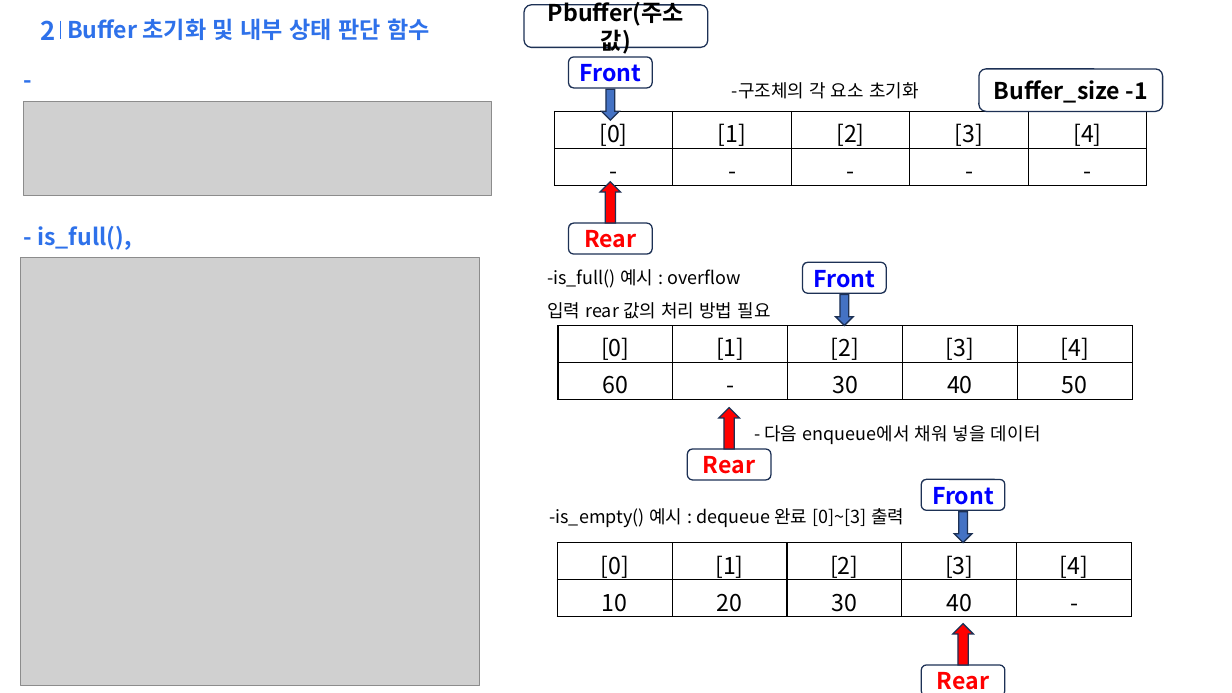
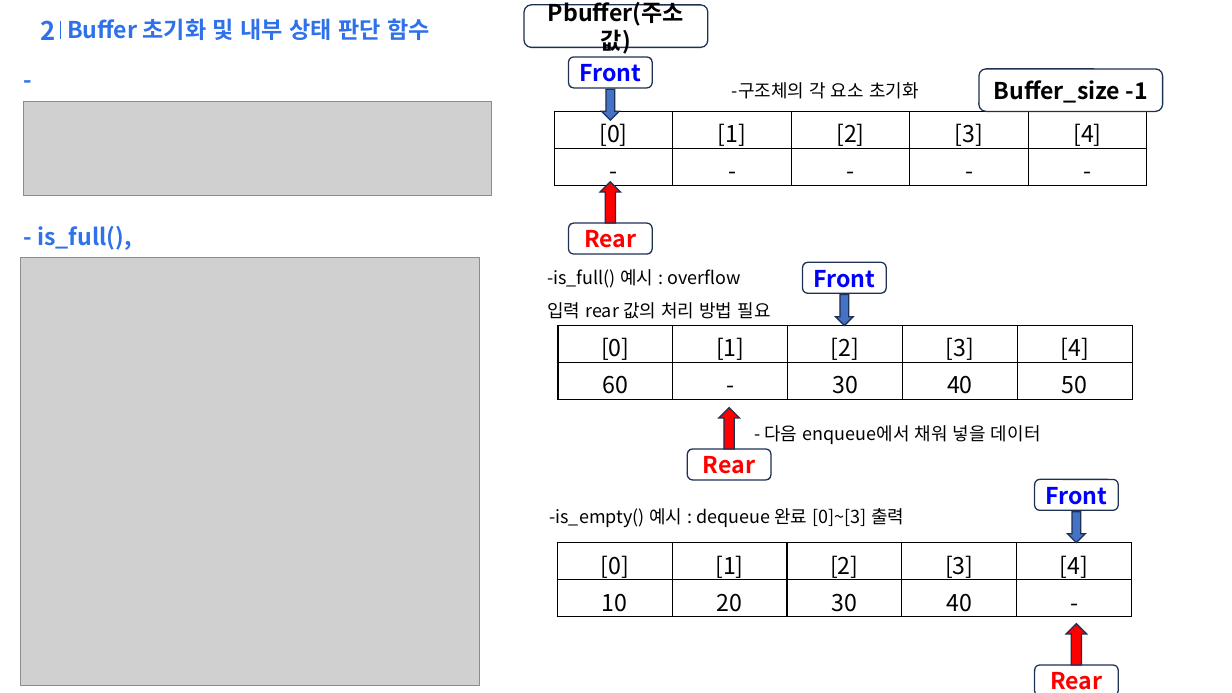
Before and after one commit to qfe051/L412_SelfTest_1_19, a slide deck: slide 3 of 21_c_study/example/ring_buf/ring_buffer.pptx. Drawn at 1232x693 pixels with LibreOffice and Linux fonts; fonts in the diff are those of the drawing; grey boxes stand for pictures; background and template pictures are left out. Boxes give left, top, right and bottom in pixels: in the first picture for what was removed or moved away, otherwise in the second. Text is boxed around its words. In the diff, an @@ line names an element or a change of style, - is before the commit and + after.

```diff
--- a/21_c_study/example/ring_buf/ring_buffer.pptx
+++ b/21_c_study/example/ring_buf/ring_buffer.pptx
@@ down arrow: place and size @@
-down arrow at [955, 512, 972, 543]
+down arrow at [1067, 512, 1085, 543]
@@ 2 rounded rectangles, 1 up arrow: place and size @@
-2 rounded rectangles, 1 up arrow at [921, 480, 1005, 693]
+2 rounded rectangles, 1 up arrow at [1035, 480, 1118, 693]
```
Also in this commit, not shown: 3 other slides changed, 1 slide added, 2 other files.
